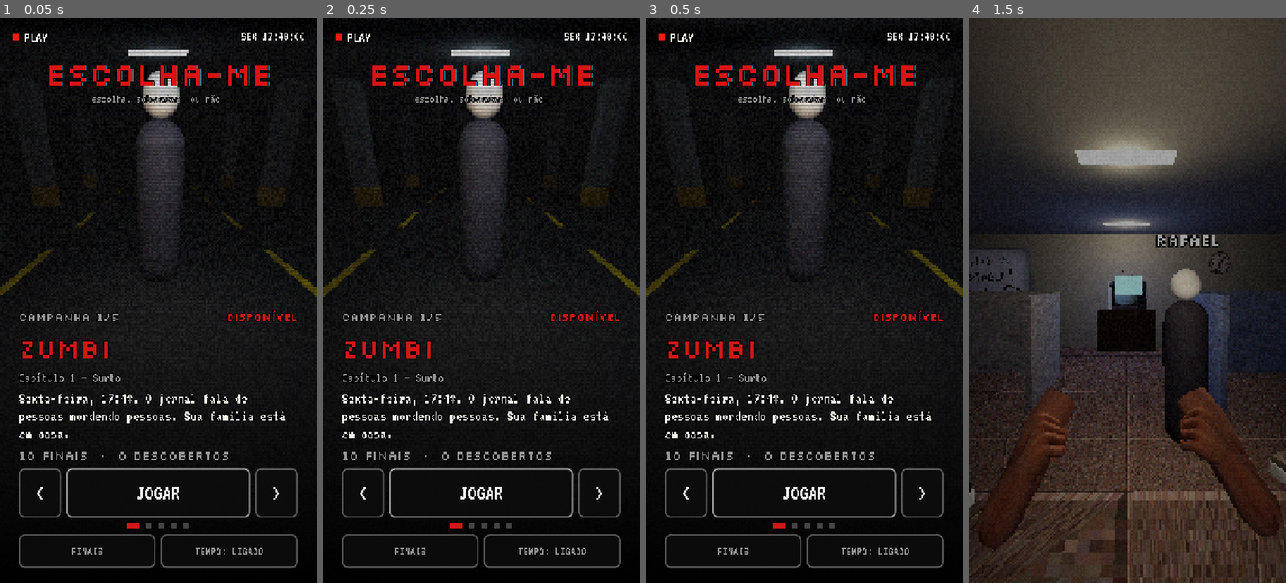
Above: before the commit, frames 1-4 (left to right).
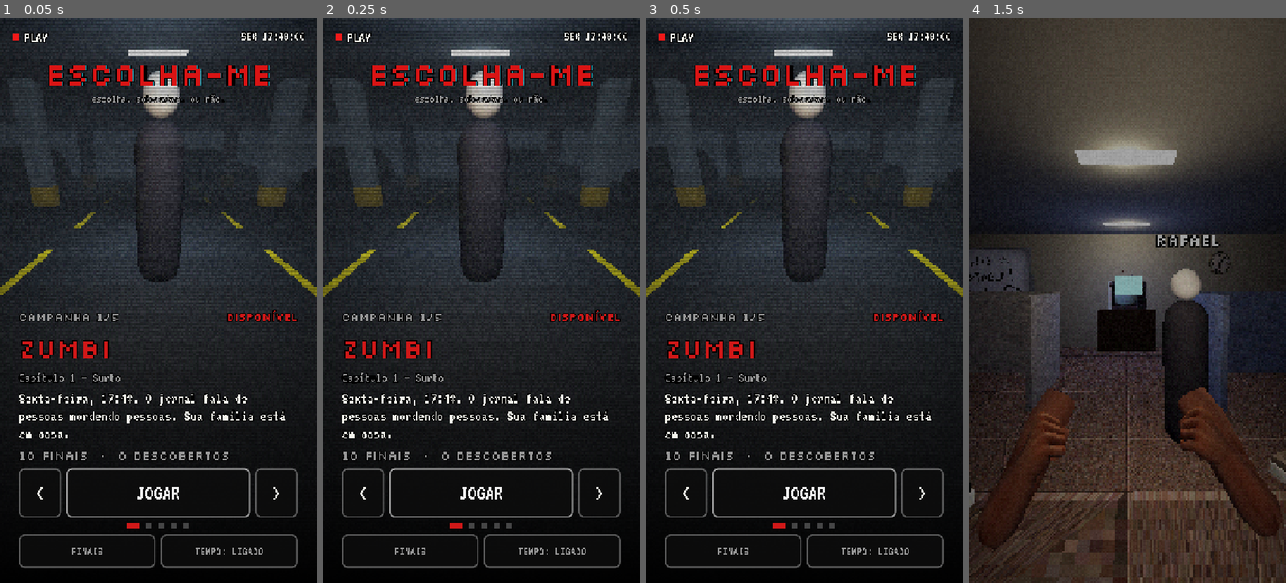
Above: after the commit, the same moments.

Repository: motathi/terror_game
Game: Godot game, scene res://scenes/main_menu.tscn
The game is run twice, just before and just after one commit, with the same random seed, the same clock (stepped at 60 frames per second) and the same inputs.
Inputs (mouse positions are in pixels of both pictures, inside the frame that each line leads up to):
- Up to frame 1 (0.05 s): no input
- Up to frame 2 (0.25 s): no input
- Up to frame 3 (0.5 s): no input
- Up to frame 4 (1.5 s): click "JOGAR" at 0.5 s; tap Enter (ui_accept) at 1.25 s; move the mouse to (1197, 272) at 1.27 s; hold Right (ui_right) from 1.28 s (still down); click (1197, 272) at 1.42 s

The runs differ from the first frame. In frame 1, 35% of the frame differs, in the area x 0-100%, y 0-54%; in frame 2, 34%; in frame 3, 34%; in frame 4, nothing differs.

Commit message:
Menu: contraluz e névoa na cor da campanha para a silhueta do monstro aparecer
Co-Authored-By: Claude Opus 5.5 <noreply@anthropic.com>
Claude-Session: https://claude.ai/code/session_01BRBsijJUpArFHXiZDYghN5

Diff:
--- a/game/scripts/ui/main_menu.gd
+++ b/game/scripts/ui/main_menu.gd
@@ -17,6 +17,7 @@
 var _drag_acc := 0.0
 var _swiped := false
 var _menu_light: OmniLight3D
+var _back_light: OmniLight3D
 var _beam: SpotLight3D
 
 # widgets
@@ -77,6 +78,10 @@
 	_menu_light.omni_range = 5.0
 	_menu_light.light_energy = 1.6
 	stage.add_child(_menu_light)
+	_back_light = OmniLight3D.new()
+	_back_light.omni_range = 7.0
+	_back_light.light_energy = 5.0
+	stage.add_child(_back_light)
 	_beam = SpotLight3D.new()
 	_beam.spot_range = 14.0
 	_beam.spot_angle = 14.0
@@ -256,8 +261,15 @@
 	var chars := {c["id"]: def}
 	stage.set_cast({"center": {"char": c["id"], "anim": cena.get("anim", "")}}, chars)
 	var luz := Color.html(cena.get("luz", "#ffffff"))
+	# luz de frente fraca + contraluz forte: o monstro vira silhueta recortada
 	_menu_light.light_color = luz
+	_menu_light.light_energy = 1.6 if available else 0.5
 	_menu_light.position = Vector3(0.6, 2.6 + floor_y, -dist + 1.4)
+	_back_light.light_color = luz
+	_back_light.position = Vector3(0, 1.6 + floor_y, -dist - 1.6)
+	stage.env.fog_light_color = luz * 0.35
+	stage.env.fog_density = 0.07
+	stage.env.background_color = luz * 0.08
 	_beam.visible = cena.get("feixe", false)
 	_beam.light_color = luz
 	_beam.position = Vector3(0, 9.0 + floor_y, -dist)
